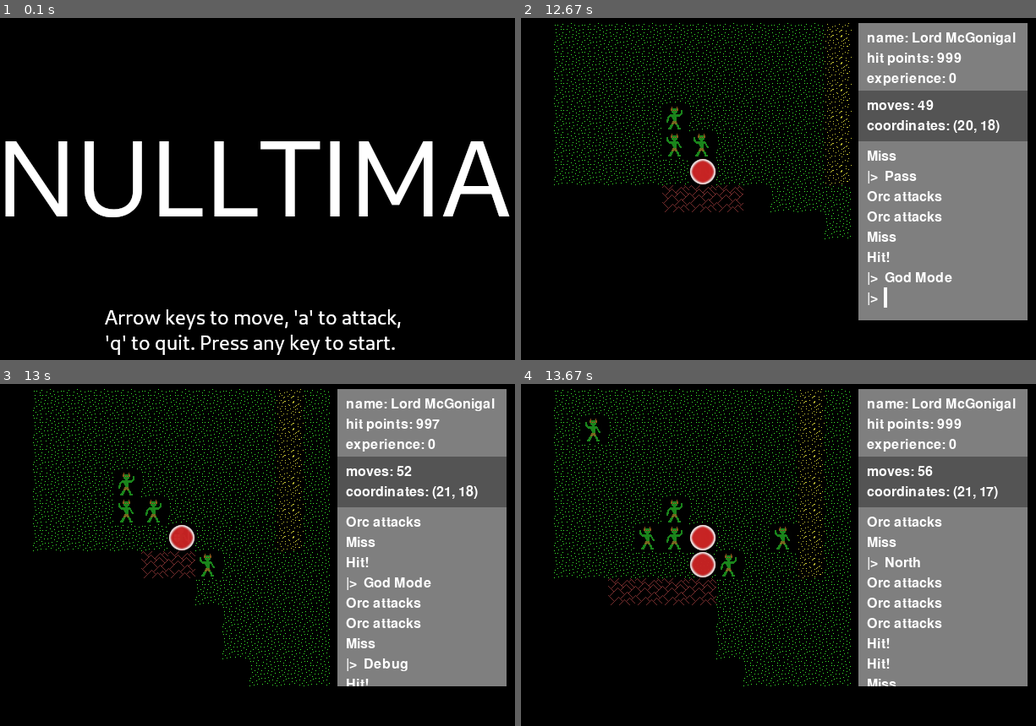
Above: before the commit, frames 1-4 (two rows, left to right).
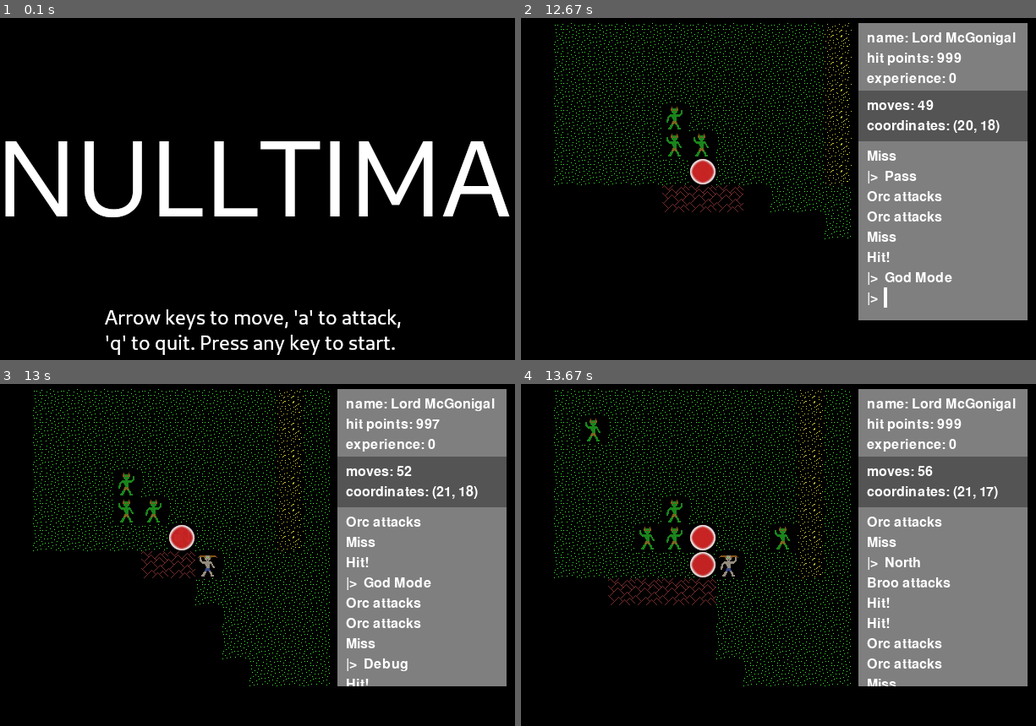
Above: after the commit, the same moments.

Repository: josh-reynolds/Python
Game: pygame game, started from pygame/nulltima/demo.py
The game is run twice, just before and just after one commit, with the same random seed, the same clock (stepped at 60 frames per second) and the same inputs.
Inputs:
- Up to frame 1 (0.1 s): no input
- Up to frame 2 (12.67 s): hold Left 0.33-0.87 s; hold Down 0.9-1.2 s; hold Left 1.23-1.63 s; hold Up 1.67-2.03 s; hold Right 2.07-2.7 s; hold Down 2.73-3.1 s; hold Right 3.63-4.1 s; hold D 3.63-4.1 s; tap Space at 3.7, 4, 4.2, 4.53, 4.83, 5.6, 6.37, 6.77, 7.07, 7.43, 8.33, 8.63, 8.83, 9.17, 9.47, 10.23, 11, 11.4, 11.7, 12.07 s; tap G at 3.78, 6.45, 9.25, 12.15 s; hold Up 4.13-4.43 s; hold Right 4.47-4.93 s; hold D 4.47-4.93 s; hold Down 5.53-5.83 s; hold Up 6.3-6.67 s; hold Right 6.7-7.33 s; hold D 6.7-7.33 s; hold Down 7.37-7.73 s; hold Right 8.27-8.73 s; hold D 8.27-8.73 s; hold Up 8.77-9.07 s; hold Right 9.1-9.57 s; hold D 9.1-9.57 s; hold Down 10.17-10.47 s; hold Up 10.93-11.3 s; hold Right 11.33-11.97 s; hold D 11.33-11.97 s; hold Down 12-12.37 s
- Up to frame 3 (13 s): hold Right from 12.9 s (still down); hold D from 12.9 s (still down); tap Space at 12.97 s
- Up to frame 4 (13.67 s): tap Space at 13.27, 13.47 s; release Right at 13.37 s; release D at 13.37 s; hold Up from 13.4 s (still down); tap G at 13.55 s

Frames 1-2 are identical in both runs. In frame 3, less than 0.1% of the frame differs, in the area x 38-43%, y 49-57%; in frame 4, 1.2%, in the area x 38-84%, y 49-84%.

Commit message:
Adding a second monster type

Diff:
--- a/pygame/nulltima/game.py
+++ b/pygame/nulltima/game.py
@@ -306,7 +306,11 @@
         if random.random() < 0.1:
             grid_coordinate = random.choice(self.grid.spawnable())
             world_coordinate = self.grid.to_world(grid_coordinate)
-            self.monsters.append(monsters.Monster(world_coordinate, self, 0))
+
+            monster_type = 0
+            if random.random() < 0.25:
+                monster_type = 1
+            self.monsters.append(monsters.Monster(world_coordinate, self, monster_type))
 
     def __str__(self):
         return 'Scene {}'.format(self.id)
--- a/pygame/nulltima/monsters.py
+++ b/pygame/nulltima/monsters.py
@@ -7,12 +7,11 @@
 import effects
 
 # monster fields: name, hit_points, damage, images
-monsters = {0:('Orc', 1, 1, ['monster_0.png', 'monster_1.png'])}
-
-# will want a flyweight-type class to hold images...
+monsters = {0:('Orc', 1, 1, ['orc_0.png', 'orc_1.png']),
+            1:('Broo', 2, 2, ['broo_0.png', 'broo_1.png'])}
 
 class Monster(actor.Actor):
-    images = []
+    images = {}
 
     def __init__(self, coordinate, level, monster_type):
         super().__init__(coordinate, level)
@@ -21,10 +20,10 @@
         self.name = monsters[monster_type][0]
         self.hit_points = monsters[monster_type][1]
         self.damage = monsters[monster_type][2]
-        if not Monster.images:
+        if self.name not in Monster.images:
             image_files = monsters[monster_type][3]
-            Monster.images = [pygame.image.load('./images/' + x) for x in image_files]
-        self.images = Monster.images
+            Monster.images[self.name] = [pygame.image.load('./images/' + x) for x in image_files]
+        self.images = Monster.images[self.name]
 
     def on_notify(self, last_move, player_position):
         if self.level.grid.can_view(self.pos):
@@ -78,7 +77,7 @@
 
     def test_constructing_a_monster(self):
         self.assertEqual(self.m.pos, (5,5))
-        self.assertEqual(self.name, 'Orc')
+        self.assertEqual(self.m.name, 'Orc')
 
 # ---------------------------------------------------------------------------
 if __name__ == '__main__':
Binary file added: pygame/nulltima/images/broo_0.png
Binary file added: pygame/nulltima/images/broo_1.png
Renamed: pygame/nulltima/images/monster_0.png -> pygame/nulltima/images/orc_0.png
Renamed: pygame/nulltima/images/monster_1.png -> pygame/nulltima/images/orc_1.png
Not shown, changed: pygame/nulltima/notes
